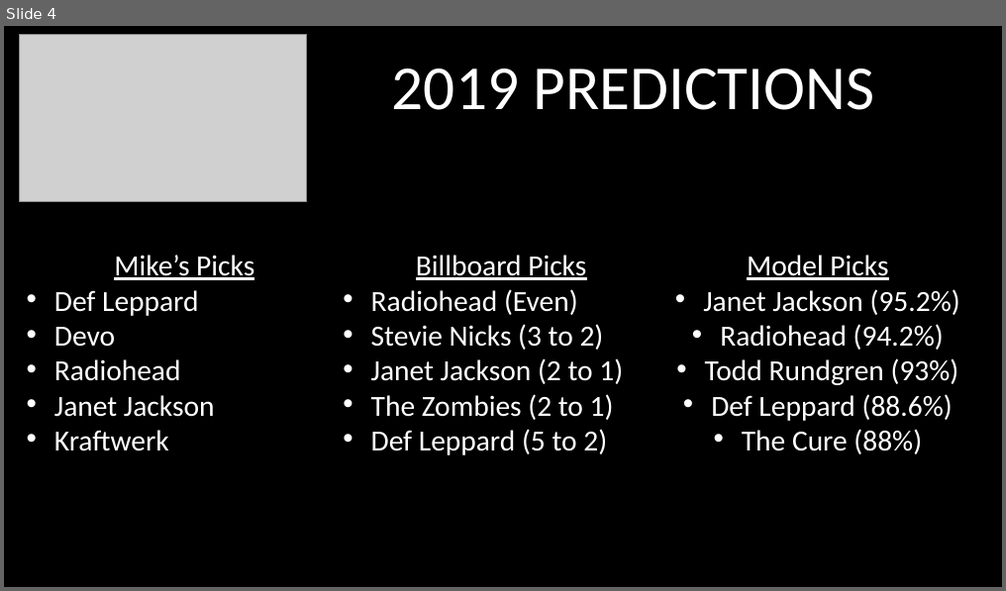
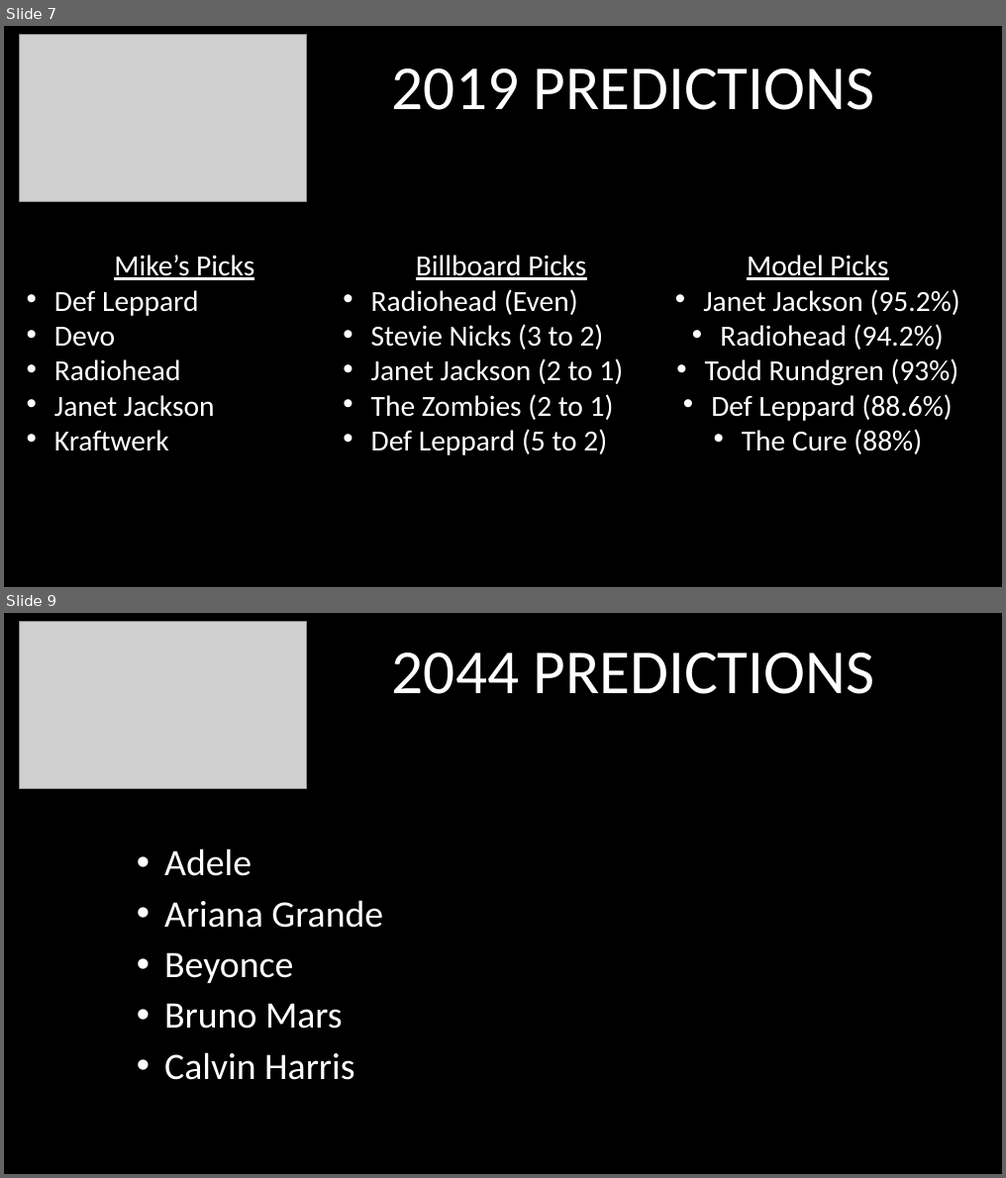
Before and after one commit to mborenstein128/Rock_Hall, a slide deck: RockHall.pptx. Shown one above the other, each under a label of ours: slide 4 before the commit, slides 7 and 9 after it; the slides between them are not shown. The pictures are 1006x591 and 1006x1178 pixels, drawn with LibreOffice and Linux fonts; fonts in the diff are those of the drawing; grey boxes stand for pictures. Boxes give left, top, right and bottom in pixels: in the first picture for what was removed or moved away, otherwise in the second. Text is boxed around its words. In the diff, an @@ line names an element or a change of style, - is before the commit and + after.

```diff
--- a/RockHall.pptx
+++ b/RockHall.pptx
@@ slide 9 added at <box>4,613,1002,1174</box>, background #000000 @@
@@ picture added at <box>19,621,307,788</box> @@
@@ title added at <box>392,653,874,694</box>, 60.3 pt, text #FFFFFF @@
+2044 PREDICTIONS
@@ subtitle added at <box>164,849,383,1080</box>, 36 pt, text #FFFFFF @@
+• Adele
+• Ariana Grande
+• Beyonce
+• Bruno Mars
+• Calvin Harris
@@ what was slide 4 is now slide 7 @@
```
Also in this commit, not shown: 1 slide changed, 5 other slides added.
